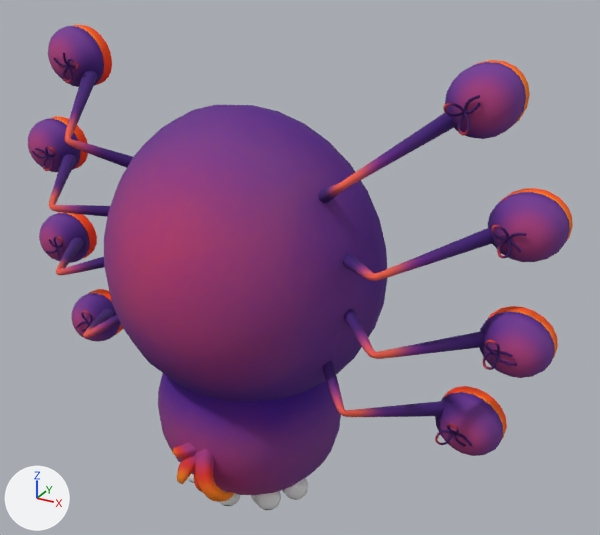
The glTF model assets/spider.glb as it was, and as the next commit left it.
Rendered twice from a 50 mm lens placed at (0.9, -1.461, 0.717), pointed at (0.127, -0.054, 0.014). The lights are fixed; the arrows at lower left show +X, +Y and +Z. The picture after the commit comes second. Vertices at exactly the same position are counted once.
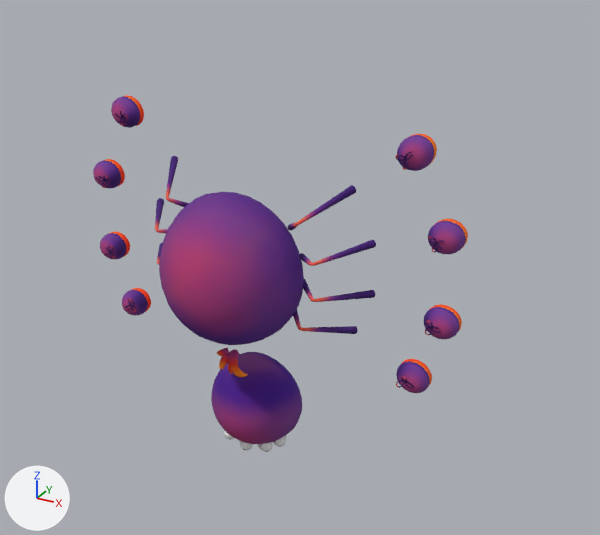
Where the newer file only moved an object's origin or applied its transform, the numbers keep the older frame.

Where the change shows, as pixel boxes (x1, y1, x2, y2) in the pictures (600 x 535 px):
'Body', moved, rescaled (49% narrower, 48% shorter): before (104, 105, 387, 402); after (159, 192, 304, 345)
'Head', moved, rescaled: before (158, 373, 341, 495); after (211, 352, 302, 444)
'Foot_L.003', moved, rescaled (51% narrower, 52% shorter): before (443, 60, 530, 139); after (395, 134, 437, 171)
'Foot_L.002', moved, rescaled (52% narrower, 52% shorter): before (488, 188, 573, 262); after (428, 219, 468, 254)
'Foot_L.001', moved, rescaled (51% narrower, 49% shorter): before (479, 306, 558, 378); after (424, 304, 462, 340)
'Foot_L', moved, rescaled (49% narrower, 51% shorter): before (435, 386, 507, 456); after (396, 359, 432, 393)
'Foot_R.003', moved, rescaled (48% narrower, 46% shorter): before (48, 25, 112, 87); after (111, 95, 144, 128)
'Foot_R.002', moved, rescaled (46% narrower, 47% shorter): before (28, 116, 88, 172); after (93, 159, 125, 188)
'Foot_R.001', moved, rescaled (47% narrower, 46% shorter): before (39, 212, 97, 263); after (100, 232, 130, 259)
'Paw_L.003', rescaled: before (318, 113, 454, 203); after (288, 185, 356, 231)
'Paw_L.002', rescaled: before (343, 228, 494, 281); after (300, 240, 376, 266)
'Paw_L.001', rescaled (48% narrower, 53% shorter): before (344, 309, 484, 359); after (303, 279, 375, 302)
'Paw_L', rescaled: before (322, 361, 444, 417); after (293, 309, 358, 334)
'Foot_R', moved, rescaled (43% narrower, 46% shorter): before (71, 289, 123, 342); after (122, 288, 151, 316)
'Paw_R.003', rescaled: before (65, 71, 133, 168); after (166, 156, 189, 207)
'Paw_R.002', rescaled: before (49, 154, 110, 217); after (155, 198, 168, 233)
'Hair', rescaled (49% narrower, 46% shorter): before (195, 449, 235, 502); after (228, 349, 248, 377)
'Paw_R.001', rescaled: before (56, 237, 104, 275); after (157, 243, 163, 265)
'Paw_R', rescaled (not visible afterwards): before (83, 309, 121, 338)
'Sphere.001', moved, rescaled: before (255, 491, 281, 510); after (260, 442, 273, 452)
'Hair.002', rescaled: before (176, 455, 195, 484); after (219, 355, 229, 370)
'Sphere.007', moved, rescaled (50% narrower, 48% shorter): before (283, 478, 308, 500); after (274, 436, 286, 447)
'Hair.003', rescaled (48% narrower, 47% shorter): before (172, 442, 196, 458); after (217, 348, 229, 356)
'Sphere', moved, rescaled: before (220, 491, 241, 506); after (240, 441, 253, 450)
'Hair.001', rescaled: before (194, 469, 202, 492); after (228, 361, 232, 374)
'Sphere.002', moved, rescaled: before (188, 473, 194, 483); after (224, 431, 234, 440)
'Sphere.006', moved, rescaled (not visible afterwards): before (251, 495, 256, 503)

What changed in the scene script:
```text
Change me_nurbspath_006:
    remove me_nurbspath_006.from_pydata(...)  # 128 vertices, 224 faces; spans x -0.0466..0.0052, y -0.3066..-0.2494, z -0.447..-0.3561
    add me_nurbspath_006.from_pydata(...)  # 128 vertices, 224 faces; spans x -0.0237..0.0026, y -0.1563..-0.1271, z -0.2279..-0.1815
    me_nurbspath_006 part 1: the whole mesh is scaled about the mesh origin by 0.51
Change ob_hair:
    ob_hair.scale: (1.0, 1.0, 1.0) -> (0.51, 0.51, 0.51)
Change ob_hair_001:
    ob_hair_001.scale: (1.0, 1.0, 1.0) -> (0.51, 0.51, 0.51)
Change ob_hair_003:
    ob_hair_003.scale: (1.0, 1.0, 1.0) -> (0.51, 0.51, 0.51)
Change ob_paw_l:
    ob_paw_l.scale: (1.0, 1.0, 1.0) -> (0.51, 0.51, 0.51)
Change ob_paw_l_001:
    ob_paw_l_001.scale: (1.0, 1.0, 1.0) -> (0.51, 0.51, 0.51)
Change ob_paw_l_002:
    ob_paw_l_002.scale: (1.0, 1.0, 1.0) -> (0.51, 0.51, 0.51)
Change ob_paw_l_003:
    ob_paw_l_003.scale: (1.0, 1.0, 1.0) -> (0.51, 0.51, 0.51)
Change ob_paw_r:
    ob_paw_r.scale: (1.0, 1.0, 1.0) -> (0.51, 0.51, 0.51)
Change ob_paw_r_001:
    ob_paw_r_001.scale: (1.0, 1.0, 1.0) -> (0.51, 0.51, 0.51)
Change ob_paw_r_002:
    ob_paw_r_002.scale: (1.0, 1.0, 1.0) -> (0.51, 0.51, 0.51)
Change ob_paw_r_003:
    ob_paw_r_003.scale: (1.0, 1.0, 1.0) -> (0.51, 0.51, 0.51)
Change ob_foot_l_001:
    ob_foot_l_001.location: (0.577, -0.007, -0.069) -> (0.425, -0.004, -0.064)
    ob_foot_l_001.scale: (1.0, 1.0, 1.0) -> (0.51, 0.51, 0.51)
Change ob_foot_l_003:
    ob_foot_l_003.location: (0.477, -0.029, 0.394) -> (0.351, -0.015, 0.281)
    ob_foot_l_003.scale: (1.0, 1.0, 1.0) -> (0.51, 0.51, 0.51)
Change ob_foot_l_002:
    ob_foot_l_002.location: (0.578, -0.024, 0.173) -> (0.425, -0.012, 0.122)
    ob_foot_l_002.scale: (1.0, 1.0, 1.0) -> (0.51, 0.51, 0.51)
Change ob_foot_l:
    ob_foot_l.location: (0.505, -0.03, -0.278) -> (0.374, -0.015, -0.207)
    ob_foot_l.scale: (1.0, 1.0, 1.0) -> (0.51, 0.51, 0.51)
Change ob_foot_r_001:
    ob_foot_r_001.location: (-0.582, -0.024, -0.069) -> (-0.428, -0.012, -0.064)
    ob_foot_r_001.scale: (1.0, 1.0, 1.0) -> (0.51, 0.51, 0.51)
Change ob_foot_r_003:
    ob_foot_r_003.location: (-0.477, -0.025, 0.394) -> (-0.351, -0.013, 0.281)
    ob_foot_r_003.scale: (1.0, 1.0, 1.0) -> (0.51, 0.51, 0.51)
Change ob_foot_r_002:
    ob_foot_r_002.location: (-0.578, -0.028, 0.173) -> (-0.425, -0.014, 0.122)
    ob_foot_r_002.scale: (1.0, 1.0, 1.0) -> (0.51, 0.51, 0.51)
Change ob_foot_r:
    ob_foot_r.location: (-0.505, -0.025, -0.278) -> (-0.374, -0.013, -0.207)
    ob_foot_r.scale: (1.0, 1.0, 1.0) -> (0.51, 0.51, 0.51)
Change ob_sphere:
    ob_sphere.location: (-0.001, -0.168, -0.543) -> (0.0, -0.086, -0.456)
    ob_sphere.scale: (1.0, 1.0, 1.0) -> (0.51, 0.51, 0.51)
Change ob_sphere_001:
    ob_sphere_001.location: (0.098, -0.152, -0.526) -> (0.05, -0.078, -0.448)
    ob_sphere_001.scale: (1.0, 1.0, 1.0) -> (0.51, 0.51, 0.51)
Change ob_sphere_002:
    ob_sphere_002.location: (-0.099, -0.152, -0.526) -> (-0.051, -0.078, -0.448)
    ob_sphere_002.scale: (1.0, 1.0, 1.0) -> (0.51, 0.51, 0.51)
Change ob_sphere_006:
    ob_sphere_006.location: (0.056, -0.108, -0.56) -> (0.028, -0.055, -0.465)
    ob_sphere_006.scale: (1.0, 1.0, 1.0) -> (0.51, 0.51, 0.51)
Change ob_sphere_008:
    ob_sphere_008.location: (0.108, -0.059, -0.549) -> (0.055, -0.03, -0.459)
    ob_sphere_008.scale: (1.0, 1.0, 1.0) -> (0.51, 0.51, 0.51)
Change ob_sphere_007:
    ob_sphere_007.location: (0.144, -0.106, -0.511) -> (0.073, -0.054, -0.44)
    ob_sphere_007.scale: (1.0, 1.0, 1.0) -> (0.51, 0.51, 0.51)
Change ob_head:
    ob_head.location: (0.0, 0.0, -0.348) -> (0.0, 0.0, -0.357)
    ob_head.scale: (1.0, 1.0, 1.0) -> (0.51, 0.51, 0.51)
Change ob_body:
    ob_body.location: (0.0, 0.0, 0.021) -> (0.0, -0.086, 0.011)
    ob_body.scale: (1.0, 1.0, 1.0) -> (0.51, 0.51, 0.51)
```
